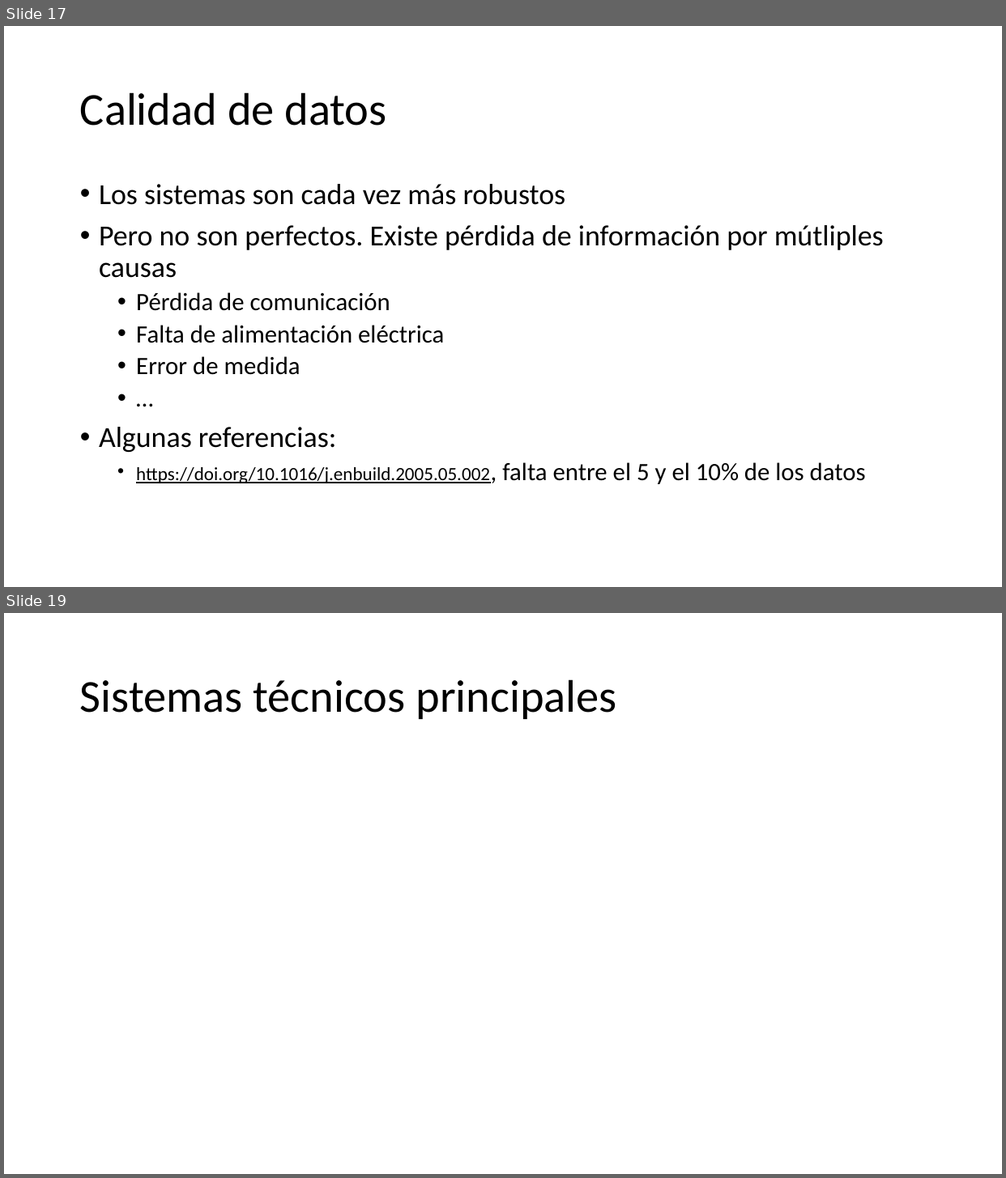
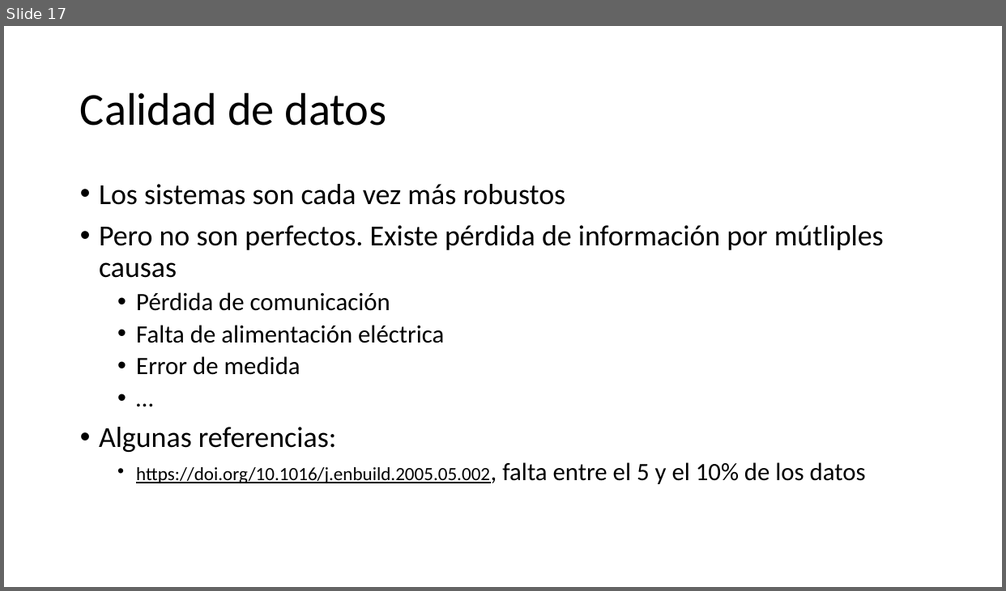
Before and after one commit to robgaray/EESIA_Consumo_Analisis_Datos_2021, a slide deck: 1_Presentaciones/Sesion_1_Teoria.pptx. Shown one above the other, each under a label of ours: slides 17 and 19 before the commit, slide 17 after it; the slides between them are not shown. The pictures are 1006x1178 and 1006x591 pixels, drawn with LibreOffice and Linux fonts; fonts in the diff are those of the drawing; background and template pictures are left out. Boxes give left, top, right and bottom in pixels: in the first picture for what was removed or moved away, otherwise in the second. Text is boxed around its words. In the diff, an @@ line names an element or a change of style, - is before the commit and + after.

```diff
--- a/1_Presentaciones/Sesion_1_Teoria.pptx
+++ b/1_Presentaciones/Sesion_1_Teoria.pptx
@@ slide 19 removed at (4,613,1002,1174), background #FFFFFF @@
@@ title removed at (80,679,616,719) @@
-Sistemas técnicos principales
```
Also in this commit, not shown: 2 slides changed, 16 other files.
